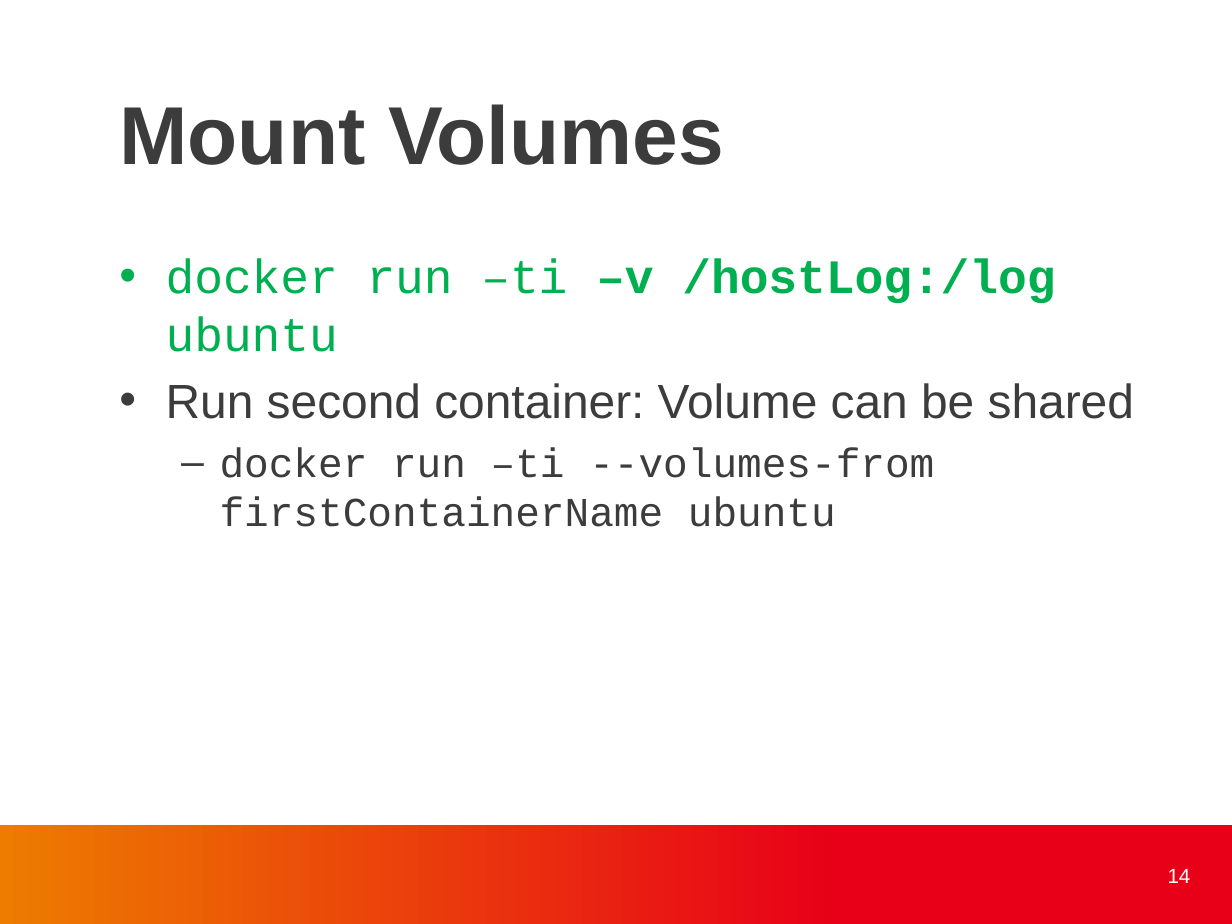
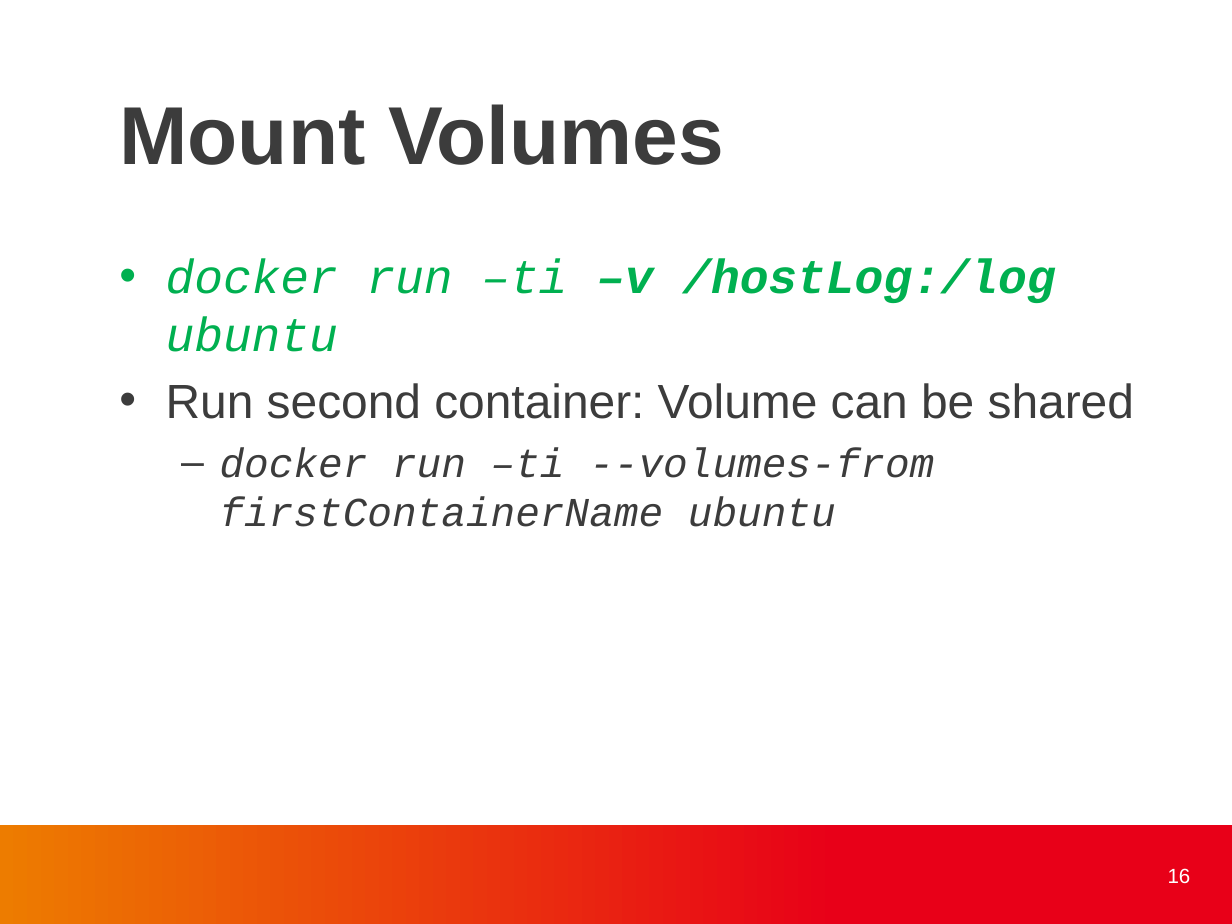
Before and after one commit to finneon/docker, a slide deck: slide 16 of docker_present.pptx (slide 14 before the commit). Drawn at 1232x924 pixels with LibreOffice and Linux fonts; fonts in the diff are those of the drawing; background and template pictures are left out. Boxes give left, top, right and bottom in pixels: in the first picture for what was removed or moved away, otherwise in the second. Text is boxed around its words. In the diff, an @@ line names an element or a change of style, - is before the commit and + after.

Commit message:
Update opensaf-cluster script
- Update README
- Fix docker-build to use opensaf repo of input
- Update docker_present slide

```diff
--- a/docker_present.pptx
+++ b/docker_present.pptx
@@ text at (166, 259, 1055, 527): italic on in "docker run –ti –v /hostLog:/log ubuntu", "docker run –ti --volumes-from firstContainerName ubuntu" @@
@@ page number at (1168, 868, 1191, 884): text changed @@
-14
+16
```
Also in this commit, not shown: 4 other slides changed, 2 slides added, 2 other files.
